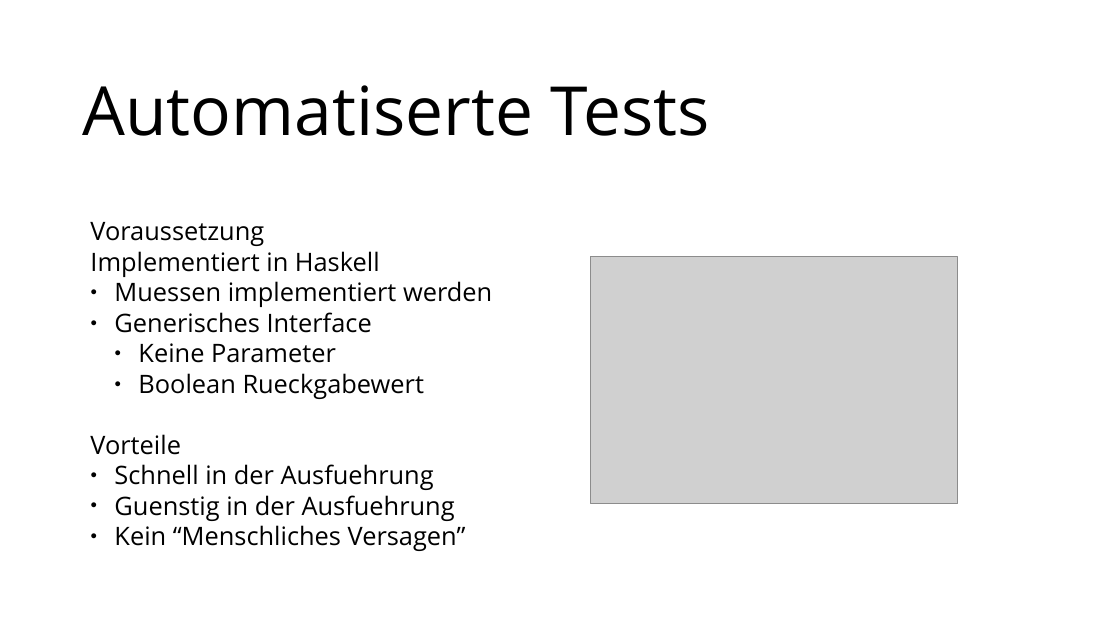
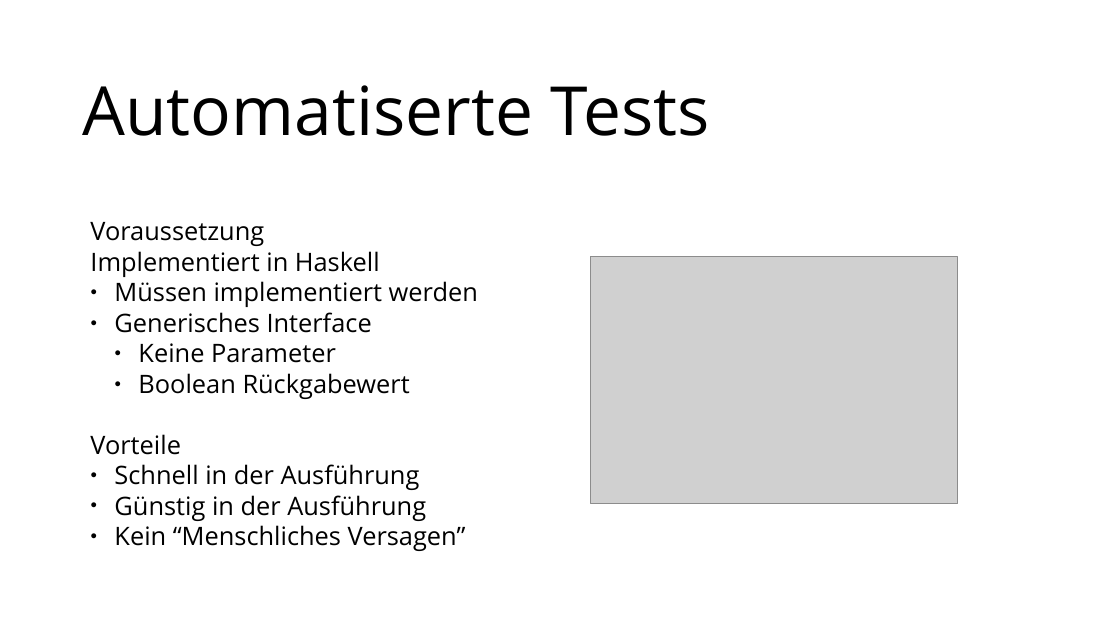
Before and after one commit to MoritzGoeckel/QuickCheck_Experiments, a slide deck: slide 4 of Praesentation.odp. Drawn at 1120x630 pixels with LibreOffice and Linux fonts; fonts in the diff are those of the drawing; grey boxes stand for pictures. Boxes give left, top, right and bottom in pixels: in the first picture for what was removed or moved away, otherwise in the second. Text is boxed around its words. In the diff, an @@ line names an element or a change of style, - is before the commit and + after.

```diff
--- a/Praesentation.odp
+++ b/Praesentation.odp
@@ text at (114, 281, 478, 307): text changed @@
-● Muessen implementiert werden
+● Müssen implementiert werden
@@ text at (138, 373, 410, 399): text changed @@
-  ● Boolean Rueckgabewert
+  ● Boolean Rückgabewert
@@ text at (114, 464, 426, 521): text changed @@
-● Schnell in der Ausfuehrung
-● Guenstig in der Ausfuehrung
+● Schnell in der Ausführung
+● Günstig in der Ausführung
```
Also in this commit, not shown: 5 other slides changed, 2 other files.
